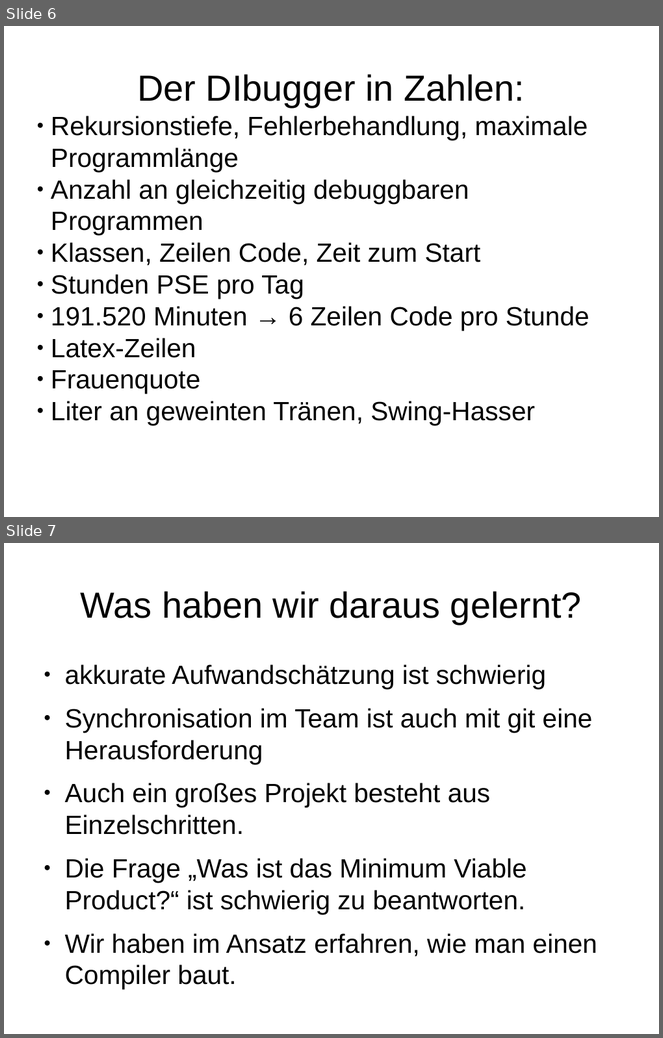
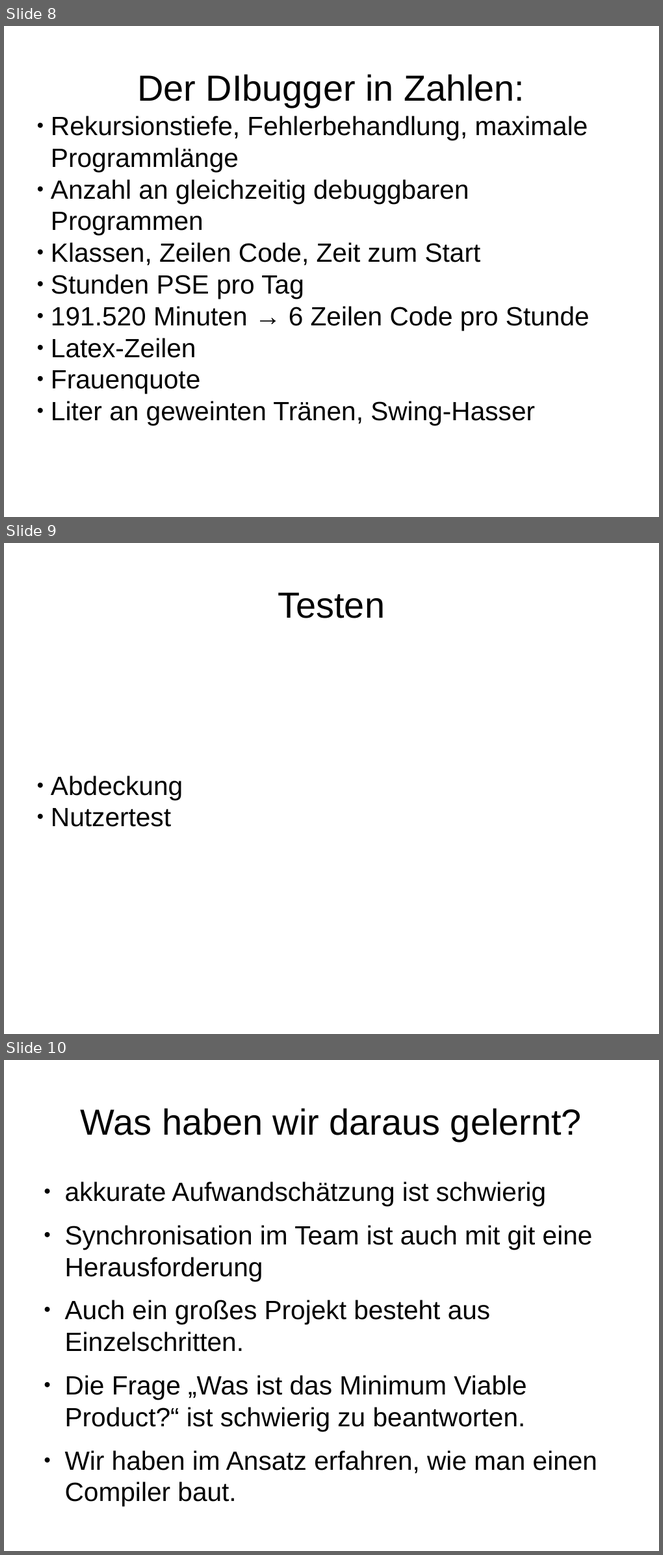
Before and after one commit to JoanaP1997/PSE, a slide deck: Abchlusspräsentation/Präsentationsskelett.odp. Shown one above the other, each under a label of ours: slides 6 and 7 before the commit, slides 8, 9 and 10 after it. The pictures are 663x1038 and 663x1555 pixels, drawn with LibreOffice and Linux fonts; fonts in the diff are those of the drawing. Boxes give left, top, right and bottom in pixels: in the first picture for what was removed or moved away, otherwise in the second. Text is boxed around its words. In the diff, an @@ line names an element or a change of style, - is before the commit and + after.

```diff
--- a/Abchlusspräsentation/Präsentationsskelett.odp
+++ b/Abchlusspräsentation/Präsentationsskelett.odp
@@ slide 9 added at [4, 543, 659, 1034], background #FFFFFF @@
@@ title added at [278, 592, 386, 618], 44 pt, text #000000 @@
+Testen
@@ subtitle added at [51, 776, 183, 827], 32 pt, text #000000 @@
+● Abdeckung
+● Nutzertest
@@ what was slide 6 is now slide 8 @@
@@ what was slide 7 is now slide 10 @@
```
Also in this commit, not shown: 3 slides changed, 3 other slides added, 1 other file.
